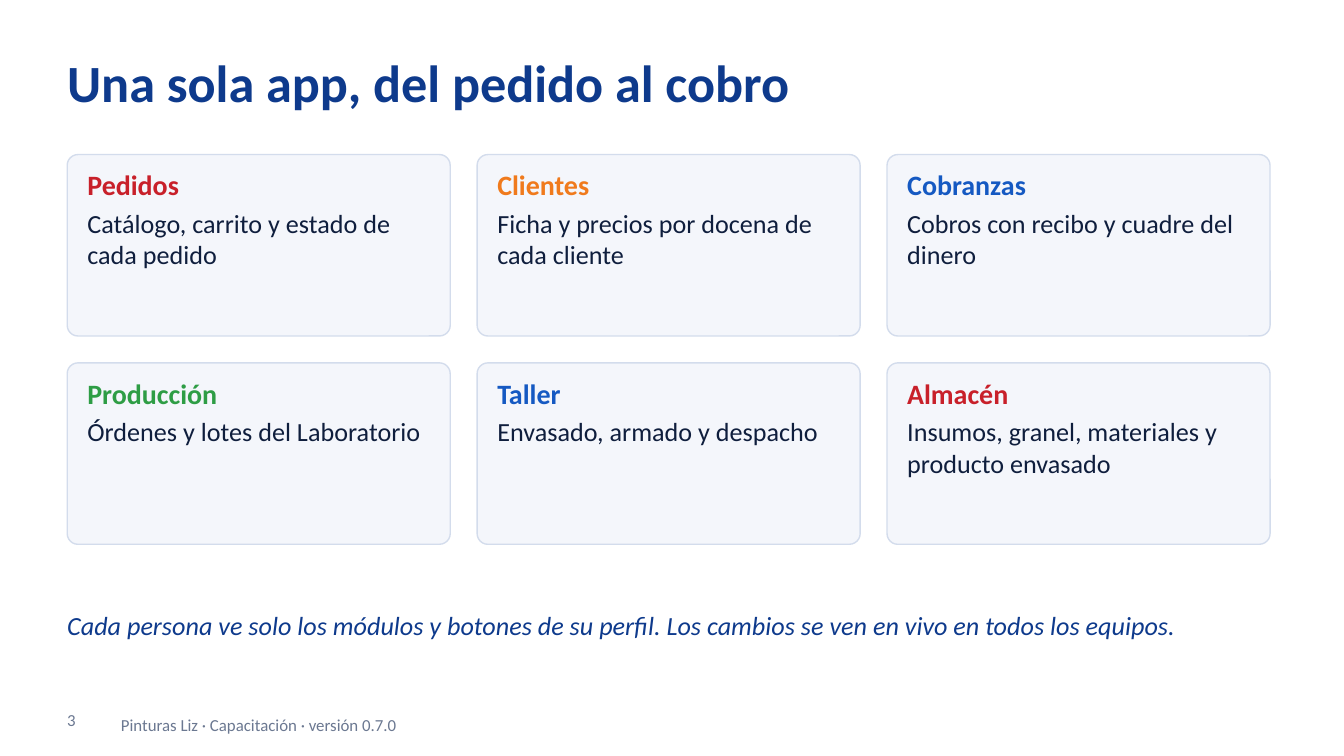
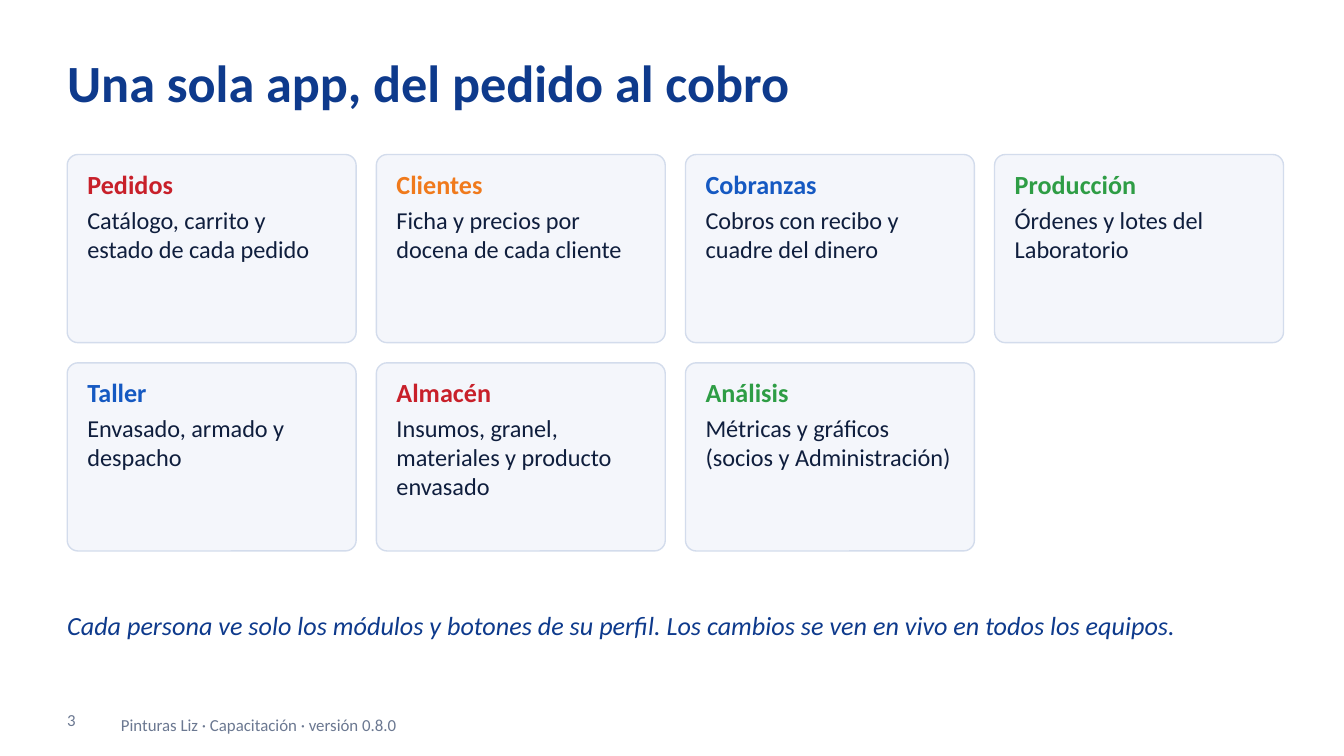
Before and after one commit to estadisticoJ/pinturas-liz-app, a slide deck: slide 3 of docs/capacitacion/capacitacion-pinturas-liz.pptx. Drawn at 1344x756 pixels with LibreOffice and Linux fonts; fonts in the diff are those of the drawing; background and template pictures are left out. Boxes give left, top, right and bottom in pixels: in the first picture for what was removed or moved away, otherwise in the second. Text is boxed around its words. In the diff, an @@ line names an element or a change of style, - is before the commit and + after.

```diff
--- a/docs/capacitacion/capacitacion-pinturas-liz.pptx
+++ b/docs/capacitacion/capacitacion-pinturas-liz.pptx
@@ rounded rectangle: place and size @@
-rounded rectangle at box(67, 155, 450, 336)
+rounded rectangle at box(67, 155, 356, 343)
@@ text "Pedidos" at box(87, 175, 310, 262): size 15 to 14 pt in "Pedidos"; size 14 to 13 pt in "Catálogo, carrito y estado de cada pedido" @@
@@ rounded rectangle: place and size @@
-rounded rectangle at box(477, 155, 860, 336)
+rounded rectangle at box(376, 155, 665, 343)
@@ text "Clientes": place and size @@
-text "Clientes" at box(497, 175, 812, 264)
+text "Clientes" at box(396, 175, 622, 258)
@@ text "Clientes" at box(396, 175, 622, 258): size 15 to 14 pt in "Clientes"; size 14 to 13 pt in "Ficha y precios por docena de cada ..." @@
@@ rounded rectangle added at box(685, 155, 974, 343), fill #F4F6FB, outline #D3DCEC 0.75 pt @@
@@ text "Cobranzas": place and size @@
-text "Cobranzas" at box(907, 175, 1233, 264)
+text "Cobranzas" at box(706, 175, 899, 258)
@@ text "Cobranzas" at box(706, 175, 899, 258): size 15 to 14 pt in "Cobranzas"; size 14 to 13 pt in "Cobros con recibo y cuadre del dinero" @@
@@ rounded rectangle: place and size @@
-rounded rectangle at box(887, 155, 1270, 336)
+rounded rectangle at box(995, 155, 1284, 343)
@@ text "Producción": place and size @@
-text "Producción" at box(87, 384, 420, 446)
+text "Producción" at box(1015, 175, 1203, 258)
@@ text "Producción" at box(1015, 175, 1203, 258): size 15 to 14 pt in "Producción"; size 14 to 13 pt in "Órdenes y lotes del Laboratorio" @@
@@ rounded rectangle: place and size @@
-rounded rectangle at box(67, 363, 450, 544)
+rounded rectangle at box(67, 363, 356, 551)
@@ text "Taller": place and size @@
-text "Taller" at box(497, 384, 818, 446)
+text "Taller" at box(87, 383, 284, 470)
@@ text "Taller" at box(87, 383, 284, 470): size 15 to 14 pt in "Taller"; size 14 to 13 pt in "Envasado, armado y despacho" @@
@@ rounded rectangle: place and size @@
-rounded rectangle at box(477, 363, 860, 544)
+rounded rectangle at box(376, 363, 665, 551)
@@ text "Almacén": place and size @@
-text "Almacén" at box(907, 384, 1217, 478)
+text "Almacén" at box(396, 383, 612, 495)
@@ text "Almacén" at box(396, 383, 612, 495): size 15 to 14 pt in "Almacén"; size 14 to 13 pt in "Insumos, granel, materiales y producto envasado" @@
@@ proportions changed in 6 elements at box(67, 363, 356, 551), box(67, 155, 356, 343), box(995, 155, 1284, 343), box(376, 363, 665, 551), box(376, 155, 665, 343), box(685, 363, 974, 551) @@
@@ rounded rectangle: place and size @@
-rounded rectangle at box(887, 363, 1270, 544)
+rounded rectangle at box(685, 363, 974, 551)
@@ text added at box(706, 383, 950, 470), 13 pt, text #0F1E3D @@
+Análisis
+Métricas y gráficos (socios y Administración)
@@ text at box(121, 719, 396, 734): text changed @@
-Pinturas Liz · Capacitación · versión 0.7.0
+Pinturas Liz · Capacitación · versión 0.8.0
```
Also in this commit, not shown: 31 other slides changed, 3 slides added, 34 other files.
